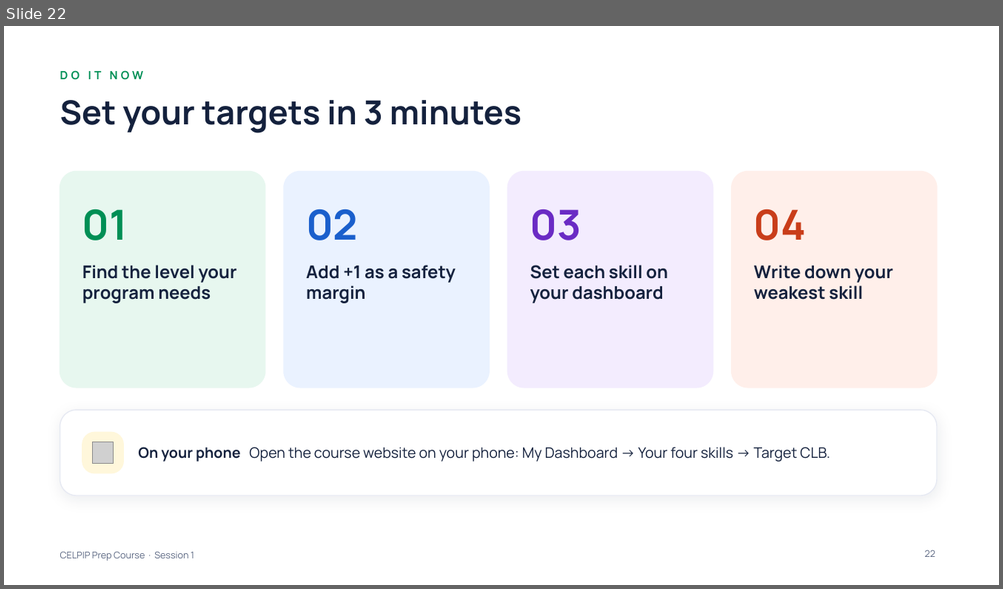
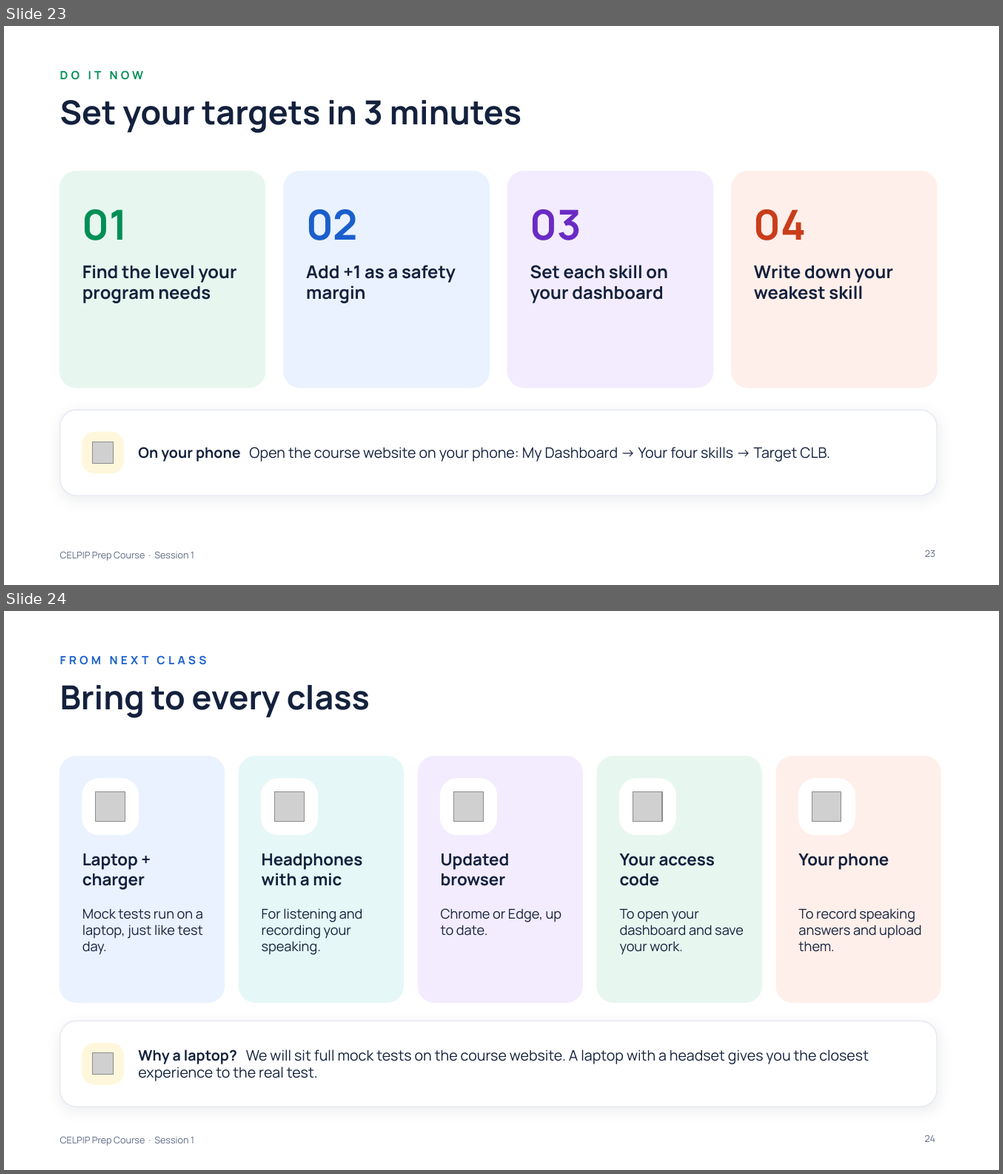
Before and after one commit to learnovateqa/The_English_Academy_CELPIP, a slide deck: decks/session-01.pptx. Shown one above the other, each under a label of ours: slide 22 before the commit, slides 23 and 24 after it. The pictures are 1003x589 and 1003x1174 pixels, drawn with LibreOffice and Linux fonts; fonts in the diff are those of the drawing; grey boxes stand for pictures. Boxes give left, top, right and bottom in pixels: in the first picture for what was removed or moved away, otherwise in the second. Text is boxed around its words. In the diff, an @@ line names an element or a change of style, - is before the commit and + after.

```diff
--- a/decks/session-01.pptx
+++ b/decks/session-01.pptx
@@ slide 24 added at (x1=4, y1=611, x2=999, y2=1170), background #FFFFFF; not listed: 1 template element that a slide beside it also shows @@
@@ text added at (x1=60, y1=655, x2=206, y2=665), 11 pt, text #1A5FCC, bold @@
+FROM NEXT CLASS
@@ title added at (x1=60, y1=685, x2=370, y2=718), 32 pt, text #14213D, bold @@
+Bring to every class
@@ rounded rectangle added at (x1=60, y1=757, x2=224, y2=1002), fill #EAF2FF, outline #EAF2FF 1 pt @@
@@ rounded rectangle added at (x1=239, y1=757, x2=403, y2=1002), fill #E5F7F6, outline #E5F7F6 1 pt @@
@@ rounded rectangle added at (x1=418, y1=757, x2=582, y2=1002), fill #F3ECFE, outline #F3ECFE 1 pt @@
@@ rounded rectangle added at (x1=597, y1=757, x2=761, y2=1002), fill #E7F7EF, outline #E7F7EF 1 pt @@
@@ rounded rectangle added at (x1=777, y1=757, x2=940, y2=1002), fill #FFEFEA, outline #FFEFEA 1 pt @@
@@ rounded rectangle added at (x1=82, y1=779, x2=138, y2=834), fill #FFFFFF, outline #FFFFFF 1 pt @@
@@ rounded rectangle added at (x1=262, y1=779, x2=317, y2=834), fill #FFFFFF, outline #FFFFFF 1 pt @@
@@ rounded rectangle added at (x1=441, y1=779, x2=496, y2=834), fill #FFFFFF, outline #FFFFFF 1 pt @@
@@ rounded rectangle added at (x1=620, y1=779, x2=675, y2=834), fill #FFFFFF, outline #FFFFFF 1 pt @@
@@ rounded rectangle added at (x1=799, y1=779, x2=854, y2=834), fill #FFFFFF, outline #FFFFFF 1 pt @@
@@ picture added at (x1=96, y1=792, x2=125, y2=821) @@
@@ picture added at (x1=275, y1=792, x2=304, y2=821) @@
@@ picture added at (x1=454, y1=792, x2=483, y2=821) @@
@@ picture added at (x1=633, y1=792, x2=662, y2=821) @@
@@ picture added at (x1=812, y1=792, x2=841, y2=821) @@
@@ text added at (x1=82, y1=854, x2=145, y2=890), 16 pt, text #14213D, bold @@
+Laptop + charger
@@ text added at (x1=262, y1=854, x2=363, y2=886), 16 pt, text #14213D, bold @@
+Headphones with a mic
@@ text added at (x1=441, y1=854, x2=509, y2=886), 16 pt, text #14213D, bold @@
+Updated browser
@@ text added at (x1=620, y1=854, x2=715, y2=886), 16 pt, text #14213D, bold @@
+Your access code
@@ text added at (x1=798, y1=854, x2=888, y2=870), 16 pt, text #14213D, bold @@
+Your phone
@@ text added at (x1=82, y1=909, x2=203, y2=955), 13 pt, text #14213D @@
+Mock tests run on a laptop, just like test day.
@@ text added at (x1=262, y1=908, x2=363, y2=955), 13 pt, text #14213D @@
+For listening and recording your speaking.
@@ text added at (x1=441, y1=908, x2=562, y2=936), 13 pt, text #14213D @@
+Chrome or Edge, up to date.
@@ text added at (x1=620, y1=909, x2=743, y2=955), 13 pt, text #14213D @@
+To open your dashboard and save your work.
@@ text added at (x1=798, y1=909, x2=921, y2=952), 13 pt, text #14213D @@
+To record speaking answers and upload them.
@@ rounded rectangle added at (x1=60, y1=1022, x2=936, y2=1107), fill #FFFFFF, outline #FFFFFF 1 pt @@
@@ rounded rectangle added at (x1=60, y1=1022, x2=936, y2=1107), outline #E6E9F2 1 pt @@
@@ rounded rectangle added at (x1=82, y1=1044, x2=123, y2=1085), fill #FFF7DB, outline #FFF7DB 1 pt @@
@@ picture added at (x1=92, y1=1054, x2=114, y2=1075) @@
@@ text added at (x1=138, y1=1050, x2=868, y2=1082), 14 pt, text #14213D @@
+Why a laptop? We will sit full mock tests on the course website. A laptop with a headset gives you the closest experience to the real test.
@@ page number added at (x1=925, y1=1136, x2=935, y2=1142), 9 pt, text #5B6782 @@
+24
@@ what was slide 22 is now slide 23 @@
@@ page number at (x1=925, y1=550, x2=935, y2=557): text changed @@
-22
+23
```
Also in this commit, not shown: 1 slide changed, 1 other slide added, 2 other files.
